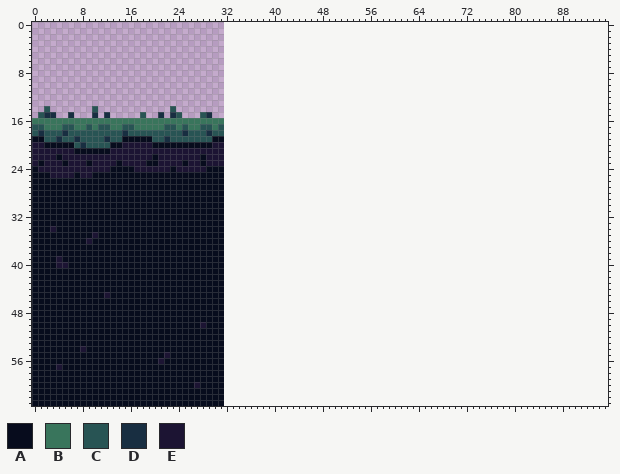
One commit to this pixel-art file: assets/images/dirt.aseprite. The first picture shows the starting point.
32x64 pixels, 1 frame. The old version is drawn lined up with the new one, on the new canvas.
Palette (. is transparent): A #070c1d  B #39755c  C #285454  D #182e41  E #1c1433
Pixels before (only the part around the change), first column x 0:
10 ................................................................................................
11 ................................................................................................
12 ................................................................................................
13 ................................................................................................
14 ..C.......C............C........................................................................
15 .CDD..D...D.D.....C..D.DC...CD..................................................................
16 BBBBBBBBBBBBBBBBBBBBBBBBBBBBBBBB................................................................
17 CCBBBCCBBCBCCBBCCBBBBBCCBCBBCCBC................................................................
18 CDCCCDCCCCCCCCCDCCCCCCCCCDCCCDCC................................................................
19 AACCDCCDCCCCDCCAAAAACCDCCCCCCCAA................................................................
20 EEAAAAACDCCCCAAEEEEEAAAAAAAAAAEE................................................................
21 EEEEEEEAAAAAAEEEEEEEEEEEEEEEEEEE................................................................
22 EEEEAEEEEEEEEEEEEEEEAEEEEEEEAEEE................................................................
23 EAEEEAEEEAEEEEAEEEEAAEEEEAEEAEEE................................................................
24 AEEEEEEEEEEEEAAAAEEEEEEAEEEEEAAA................................................................
25 AAAEEEEAEEAAAAAAAAAAAAAAAAAAAAAA................................................................
26 AAAAAAAAAAAAAAAAAAAAAAAAAAAAAAAA................................................................
27 AAAAAAAAAAAAAAAAAAAAAAAAAAAAAAAA................................................................
28 AAAAAAAAAAAAAAAAAAAAAAAAAAAAAAAA................................................................
29 AAAAAAAAAAAAAAAAAAAAAAAAAAAAAAAA................................................................
30 AAAAAAAAAAAAAAAAAAAAAAAAAAAAAAAA................................................................
31 AAAAAAAAAAAAAAAAAAAAAAAAAAAAAAAA................................................................
32 AAAAAAAAAAAAAAAAAAAAAAAAAAAAAAAA................................................................
33 AAAAAAAAAAAAAAAAAAAAAAAAAAAAAAAA................................................................
34 AAAEAAAAAAAAAAAAAAAAAAAAAAAAAAAA................................................................
35 AAAAAAAAAAEAAAAAAAAAAAAAAAAAAAAA................................................................
36 AAAAAAAAAEAAAAAAAAAAAAAAAAAAAAAA................................................................
37 AAAAAAAAAAAAAAAAAAAAAAAAAAAAAAAA................................................................
38 AAAAAAAAAAAAAAAAAAAAAAAAAAAAAAAA................................................................
39 AAAAEAAAAAAAAAAAAAAAAAAAAAAAAAAA................................................................
40 AAAAEEAAAAAAAAAAAAAAAAAAAAAAAAAA................................................................
41 AAAAAAAAAAAAAAAAAAAAAAAAAAAAAAAA................................................................
42 AAAAAAAAAAAAAAAAAAAAAAAAAAAAAAAA................................................................
43 AAAAAAAAAAAAAAAAAAAAAAAAAAAAAAAA................................................................
44 AAAAAAAAAAAAAAAAAAAAAAAAAAAAAAAA................................................................
45 AAAAAAAAAAAAEAAAAAAAAAAAAAAAAAAA................................................................
46 AAAAAAAAAAAAAAAAAAAAAAAAAAAAAAAA................................................................
47 AAAAAAAAAAAAAAAAAAAAAAAAAAAAAAAA................................................................
48 AAAAAAAAAAAAAAAAAAAAAAAAAAAAAAAA................................................................
49 AAAAAAAAAAAAAAAAAAAAAAAAAAAAAAAA................................................................
50 AAAAAAAAAAAAAAAAAAAAAAAAAAAAEAAA................................................................
51 AAAAAAAAAAAAAAAAAAAAAAAAAAAAAAAA................................................................
52 AAAAAAAAAAAAAAAAAAAAAAAAAAAAAAAA................................................................
53 AAAAAAAAAAAAAAAAAAAAAAAAAAAAAAAA................................................................
54 AAAAAAAAEAAAAAAAAAAAAAAAAAAAAAAA................................................................
55 AAAAAAAAAAAAAAAAAAAAAAEAAAAAAAAA................................................................
56 AAAAAAAAAAAAAAAAAAAAAEAAAAAAAAAA................................................................
57 AAAAEAAAAAAAAAAAAAAAAAAAAAAAAAAA................................................................
58 AAAAAAAAAAAAAAAAAAAAAAAAAAAAAAAA................................................................
59 AAAAAAAAAAAAAAAAAAAAAAAAAAAAAAAA................................................................
60 AAAAAAAAAAAAAAAAAAAAAAAAAAAEAAAA................................................................
61 AAAAAAAAAAAAAAAAAAAAAAAAAAAAAAAA................................................................
62 AAAAAAAAAAAAAAAAAAAAAAAAAAAAAAAA................................................................
63 AAAAAAAAAAAAAAAAAAAAAAAAAAAAAAAA................................................................
The result:
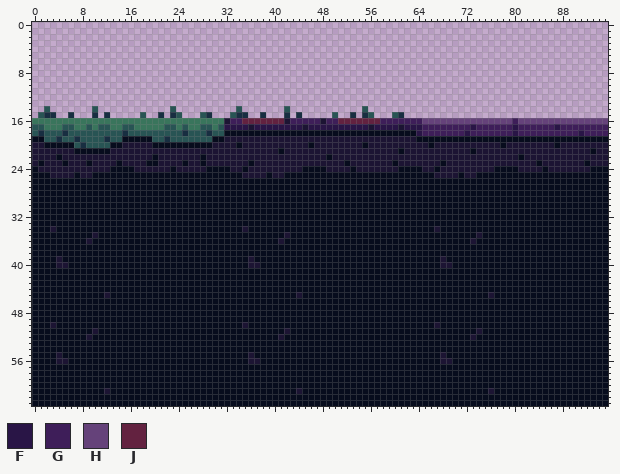
Colours new in this view: F #291546  G #3e1e59  H #65427a  J #632240
The edit:
canvas 32x64 -> 96x64
y 14: x 34 . -> C; x 42 . -> C; x 55 . -> C
y 15: x 33..35 ... -> CDD; x 38 . -> D; x 42 . -> D; x 44 . -> D; x 50 . -> C; x 53 . -> D; x 55..56 .. -> DC; x 60..61 .. -> CD
y 16: x 32..95 ................................................................ -> EGGJJJJJJJEGGGGGEGGJJJJJJJGGGGGGGHHHHHHHHHHHHHHHGHHHHHHHHHHHHHHH
y 17: x 32..95 ................................................................ -> FFFFEFFFFFFFFEFFFFFFFFFFEFFFFEFFFGGGGGGGGFGGGGGGFGGGGGGFGGGGGGGG
y 18: x 32..95 ................................................................ -> AAAAAAAAAAAAAAAAAAAAAAAAAAAAAAAAFGGGGGGGFGGGGGGGFGGGGGGGGGGFGGGG
y 19: x 32..95 ................................................................ -> EEEEEEEEEEEEEEEEEEEEEEEEEEEEEEEEAAAAAAAAAAAAAAAAAAAAAAAAAAAAAAAA
y 20: x 32..95 ................................................................ -> EEAEEEEEEEEEEEAEEEEEEEEAEEEEEEEEEEAEEEEEEEEEEEAEEEEEEEEAEEEEEEEE
y 21: x 32..95 ................................................................ -> EEEEEEEEEAEEEEEEEEEEEEEEEEEEEAEEEEEEEEEEEAEEEEEEEEEEEEEEEEEEEAEE
y 22: x 32..95 ................................................................ -> EEEEEEEEEEEEEEEEEAEEEEEEEEEEEEEEEEEEEEEEEEEEEEEEEAEEEEEEEEEEEEEE
y 23: x 32..95 ................................................................ -> EEEEAEEEEEEEEEEEEEEEAEEEEEEEAEEEEEEEAEEEEEEEEEEEEEEEAEEEEEEEAEEE
y 24: x 32..95 ................................................................ -> AEEAEEEEEEEEEAAAAEEEEAEEEEEEEAAAAEEAEEEEEEEEEAAAAEEEEAEEEEEEEAAA
y 25: x 32..95 ................................................................ -> AAAEEEEAEEAAAAAAAAAAAAAAAAAAAAAAAAAEEEEAEEAAAAAAAAAAAAAAAAAAAAAA
y 26..33: x 32..95 ................................................................ -> AAAAAAAAAAAAAAAAAAAAAAAAAAAAAAAAAAAAAAAAAAAAAAAAAAAAAAAAAAAAAAAA
y 34: x 32..95 ................................................................ -> AAAEAAAAAAAAAAAAAAAAAAAAAAAAAAAAAAAEAAAAAAAAAAAAAAAAAAAAAAAAAAAA
y 35: x 32..95 ................................................................ -> AAAAAAAAAAEAAAAAAAAAAAAAAAAAAAAAAAAAAAAAAAEAAAAAAAAAAAAAAAAAAAAA
y 36: x 32..95 ................................................................ -> AAAAAAAAAEAAAAAAAAAAAAAAAAAAAAAAAAAAAAAAAEAAAAAAAAAAAAAAAAAAAAAA
y 37..38: x 32..95 ................................................................ -> AAAAAAAAAAAAAAAAAAAAAAAAAAAAAAAAAAAAAAAAAAAAAAAAAAAAAAAAAAAAAAAA
y 39: x 32..95 ................................................................ -> AAAAEAAAAAAAAAAAAAAAAAAAAAAAAAAAAAAAEAAAAAAAAAAAAAAAAAAAAAAAAAAA
y 40: x 32..95 ................................................................ -> AAAAEEAAAAAAAAAAAAAAAAAAAAAAAAAAAAAAEEAAAAAAAAAAAAAAAAAAAAAAAAAA
y 41..44: x 32..95 ................................................................ -> AAAAAAAAAAAAAAAAAAAAAAAAAAAAAAAAAAAAAAAAAAAAAAAAAAAAAAAAAAAAAAAA
y 45: x 32..95 ................................................................ -> AAAAAAAAAAAAEAAAAAAAAAAAAAAAAAAAAAAAAAAAAAAAEAAAAAAAAAAAAAAAAAAA
y 46..49: x 32..95 ................................................................ -> AAAAAAAAAAAAAAAAAAAAAAAAAAAAAAAAAAAAAAAAAAAAAAAAAAAAAAAAAAAAAAAA
y 50: x 3 A -> E; x 28 E -> A; x 32..95 ................................................................ -> AAAEAAAAAAAAAAAAAAAAAAAAAAAAAAAAAAAEAAAAAAAAAAAAAAAAAAAAAAAAAAAA
y 51: x 10 A -> E; x 32..95 ................................................................ -> AAAAAAAAAAEAAAAAAAAAAAAAAAAAAAAAAAAAAAAAAAEAAAAAAAAAAAAAAAAAAAAA
y 52: x 9 A -> E; x 32..95 ................................................................ -> AAAAAAAAAEAAAAAAAAAAAAAAAAAAAAAAAAAAAAAAAEAAAAAAAAAAAAAAAAAAAAAA
y 53: x 32..95 ................................................................ -> AAAAAAAAAAAAAAAAAAAAAAAAAAAAAAAAAAAAAAAAAAAAAAAAAAAAAAAAAAAAAAAA
y 54: x 8 E -> A; x 32..95 ................................................................ -> AAAAAAAAAAAAAAAAAAAAAAAAAAAAAAAAAAAAAAAAAAAAAAAAAAAAAAAAAAAAAAAA
y 55: x 4 A -> E; x 22 E -> A; x 32..95 ................................................................ -> AAAAEAAAAAAAAAAAAAAAAAAAAAAAAAAAAAAAEAAAAAAAAAAAAAAAAAAAAAAAAAAA
y 56: x 4..5 AA -> EE; x 21 E -> A; x 32..95 ................................................................ -> AAAAEEAAAAAAAAAAAAAAAAAAAAAAAAAAAAAAEEAAAAAAAAAAAAAAAAAAAAAAAAAA
y 57: x 4 E -> A; x 32..95 ................................................................ -> AAAAAAAAAAAAAAAAAAAAAAAAAAAAAAAAAAAAAAAAAAAAAAAAAAAAAAAAAAAAAAAA
y 58..59: x 32..95 ................................................................ -> AAAAAAAAAAAAAAAAAAAAAAAAAAAAAAAAAAAAAAAAAAAAAAAAAAAAAAAAAAAAAAAA
y 60: x 27 E -> A; x 32..95 ................................................................ -> AAAAAAAAAAAAAAAAAAAAAAAAAAAAAAAAAAAAAAAAAAAAAAAAAAAAAAAAAAAAAAAA
y 61: x 12 A -> E; x 32..95 ................................................................ -> AAAAAAAAAAAAEAAAAAAAAAAAAAAAAAAAAAAAAAAAAAAAEAAAAAAAAAAAAAAAAAAA
y 62..63: x 32..95 ................................................................ -> AAAAAAAAAAAAAAAAAAAAAAAAAAAAAAAAAAAAAAAAAAAAAAAAAAAAAAAAAAAAAAAA
Pixel boxes of the changes (left, top, right, bottom) in both pictures:
changed: (194, 106, 608, 406)
changed: (50, 322, 56, 328)
changed: (56, 328, 98, 370)
changed: (158, 352, 170, 364)
changed: (104, 388, 110, 394)
